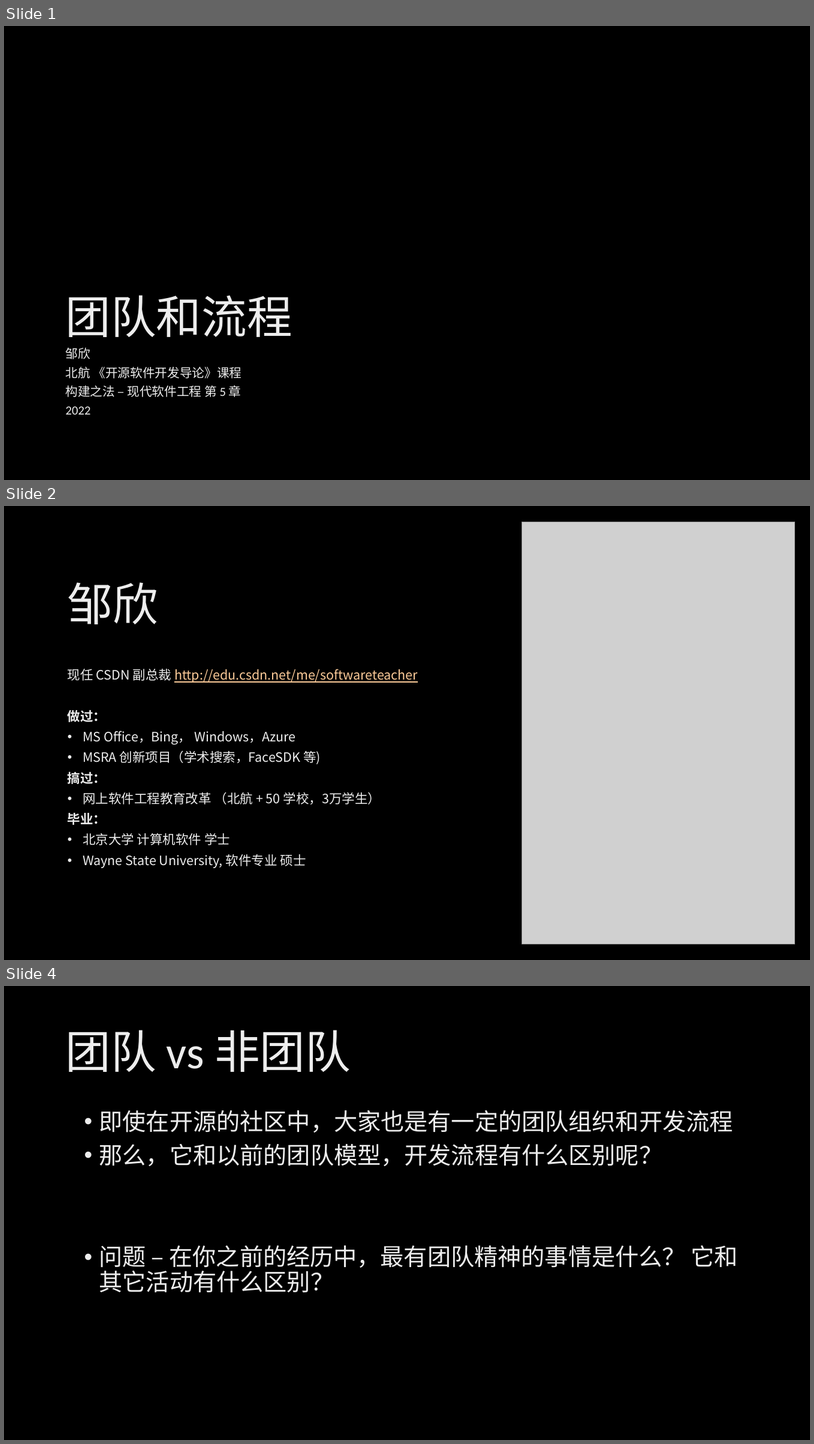
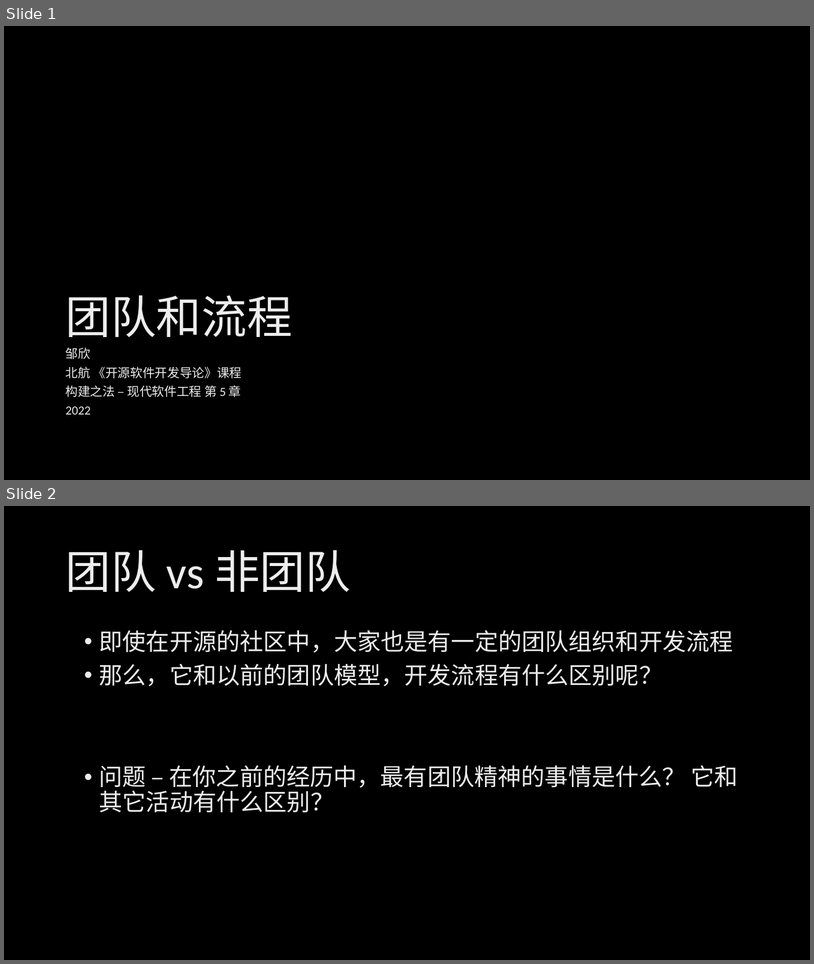
Before and after one commit to xinase/ASE, a slide deck: chapter05/ASE_5_Team_and_Process.pptx. Shown one above the other, each under a label of ours: slides 1, 2 and 4 before the commit, slides 1 and 2 after it; the slides between them are not shown. The pictures are 814x1444 and 814x964 pixels, drawn with LibreOffice and Linux fonts; fonts in the diff are those of the drawing; grey boxes stand for pictures; background and template pictures are left out. Boxes give left, top, right and bottom in pixels: in the first picture for what was removed or moved away, otherwise in the second. Text is boxed around its words. In the diff, an @@ line names an element or a change of style, - is before the commit and + after.

```diff
--- a/chapter05/ASE_5_Team_and_Process.pptx
+++ b/chapter05/ASE_5_Team_and_Process.pptx
@@ slide 2 removed at (x1=4, y1=506, x2=810, y2=960), background picture (left out) @@
@@ picture removed at (x1=522, y1=522, x2=795, y2=944) @@
@@ title removed at (x1=68, y1=582, x2=158, y2=624) @@
-邹欣
@@ text removed at (x1=68, y1=669, x2=418, y2=868) @@
-现任 CSDN 副总裁 http://edu.csdn.net/me/softwareteacher
-做过：
-• MS Office，Bing， Windows，Azure
-• MSRA 创新项目（学术搜索，FaceSDK 等)
-搞过：
-• 网上软件工程教育改革 （北航 + 50 学校，3万学生）
-毕业：
-• 北京大学 计算机软件 学士
-• Wayne State University, 软件专业 硕士
@@ what was slide 4 is now slide 2 @@
```
Also in this commit, not shown: 2 slides changed, 2 other slides removed, 29 other files.
